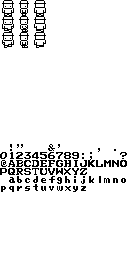
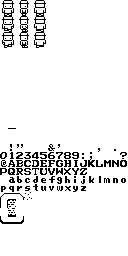
Layer changes from the first 128x256 image to the second:
painted on "Layer 5" over [0, 128, 32, 224]
